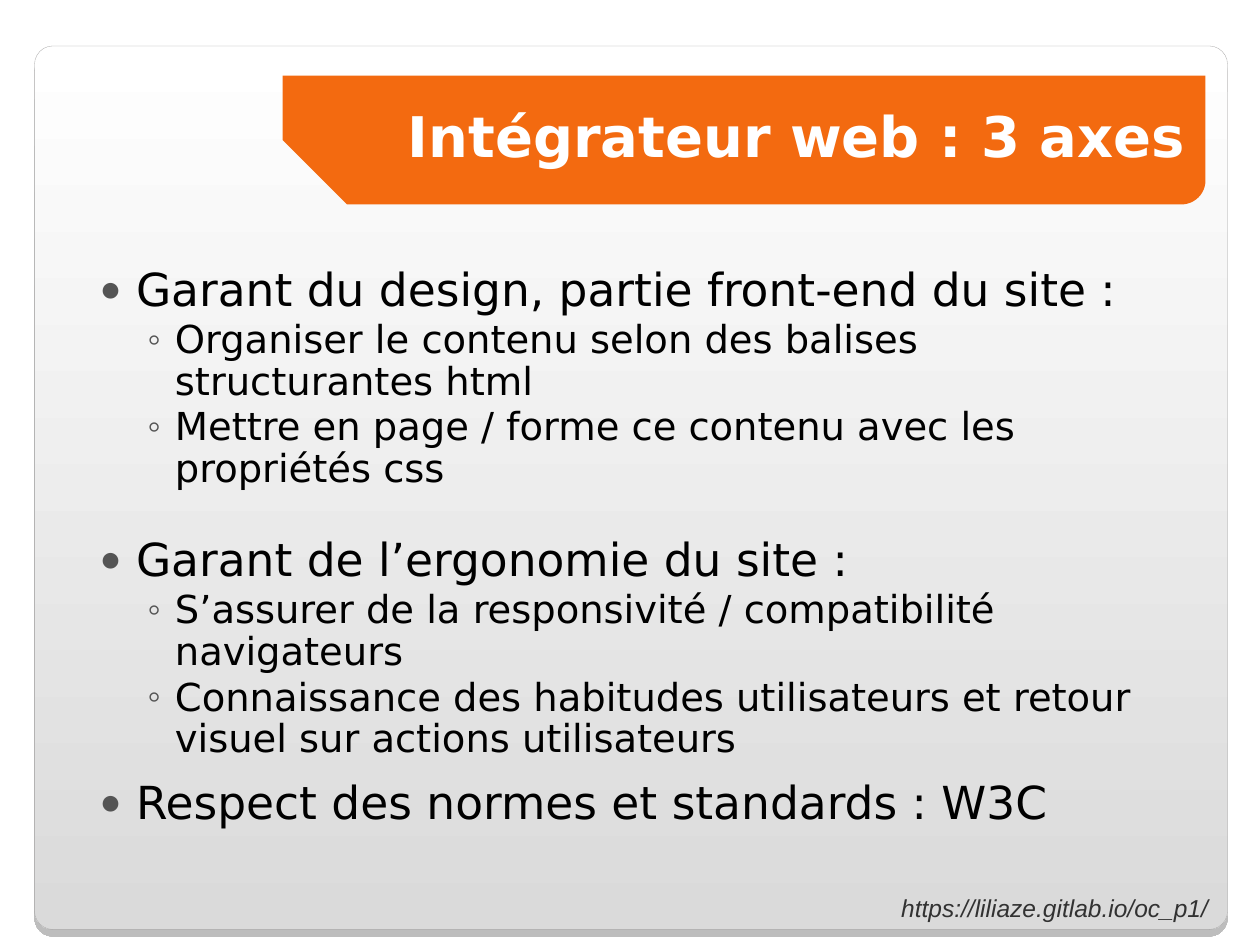
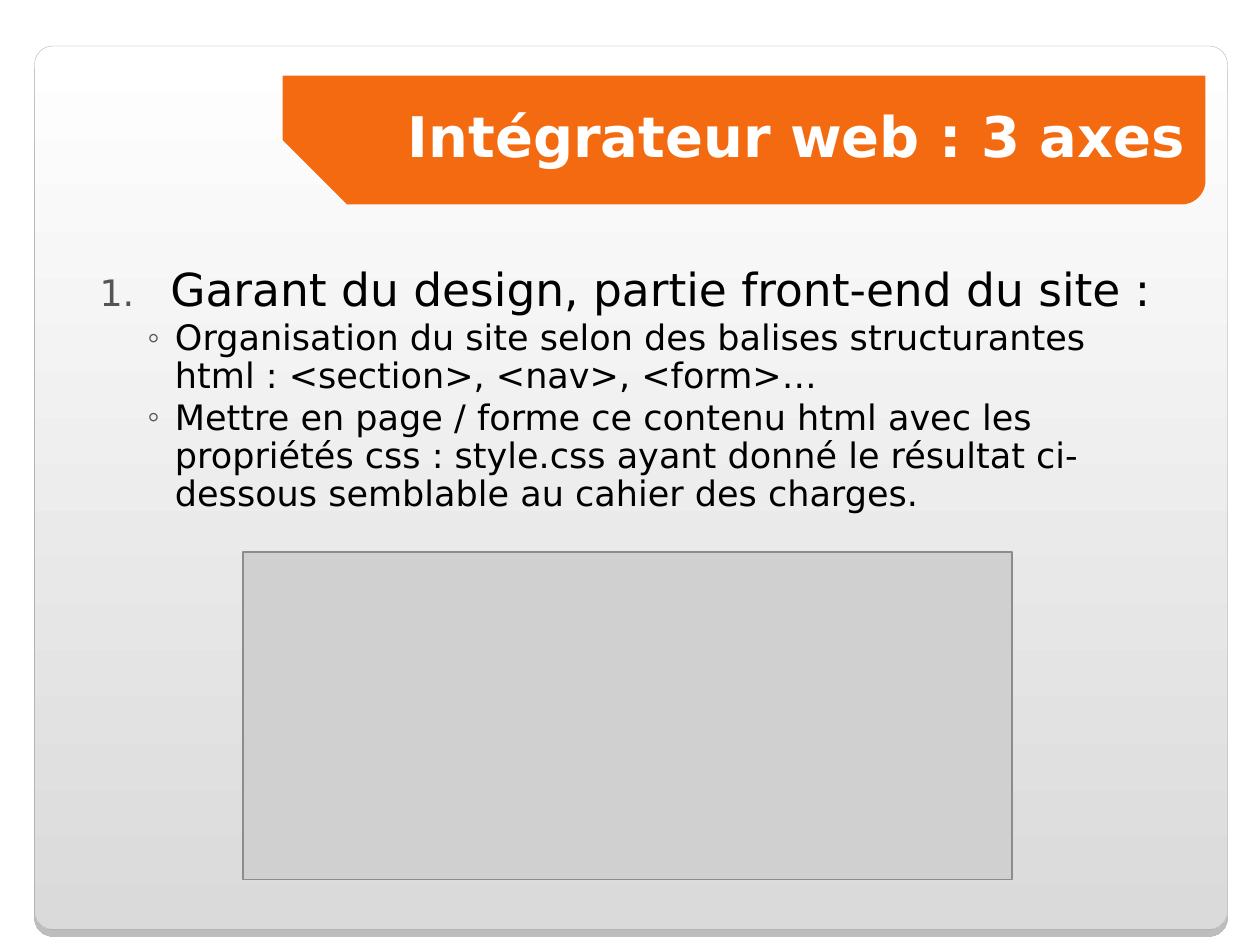
Before and after one commit to Liliaze/Recreer_une_maquette_OC_DWJ_P1, a slide deck: slide 4 of pres_soutenance.ppt. Drawn at 1260x945 pixels with LibreOffice and Linux fonts; fonts in the diff are those of the drawing; grey boxes stand for pictures; background and template pictures are left out. Boxes give left, top, right and bottom in pixels: in the first picture for what was removed or moved away, otherwise in the second. Text is boxed around its words. In the diff, an @@ line names an element or a change of style, - is before the commit and + after.

```diff
--- a/pres_soutenance.ppt
+++ b/pres_soutenance.ppt
@@ text at <box>170,271,1120,316</box>: bullet ● to 1. @@
@@ text at <box>175,323,1085,514</box>: text changed; size 22 to 20 pt @@
-  ◦ Organiser le contenu selon des balises structurantes html
-  ◦ Mettre en page / forme ce contenu avec les propriétés css
-● Garant de l’ergonomie du site :
-  ◦ S’assurer de la responsivité / compatibilité navigateurs
-  ◦ Connaissance des habitudes utilisateurs et retour visuel sur actions utilisateurs
-● Respect des normes et standards : W3C
+  ◦ Organisation du site selon des balises structurantes html : <section>, <nav>, <form>…
+  ◦ Mettre en page / forme ce contenu html avec les propriétés css : style.css ayant donné le résultat ci-dessous semblable au cahier des charges.
@@ picture added at <box>243,552,1012,879</box> @@
@@ text removed at <box>901,899,1208,922</box> @@
-https://liliaze.gitlab.io/oc_p1/
```
Also in this commit, not shown: 11 other slides changed, 3 slides added, 3 slides removed.
